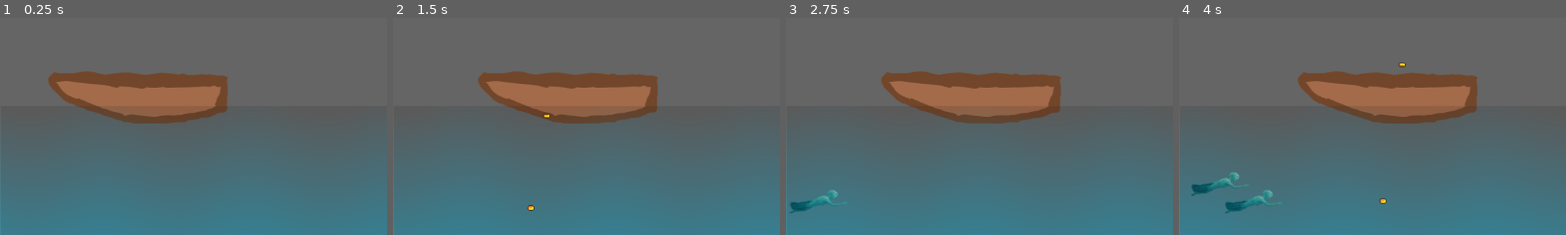
Above: before the commit, frames 1-4 (left to right).
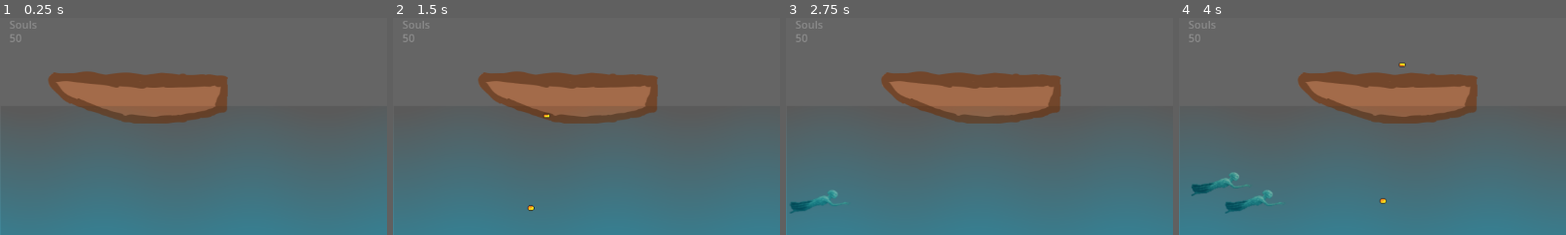
Above: after the commit, the same moments.

Repository: Latamata/PixelJam2025
Game: Godot game, scene res://scenes/game_scene.tscn
The game is run twice, just before and just after one commit, with the same random seed, the same clock (stepped at 60 frames per second) and the same inputs. Before the commit the project starts from res://game_scene.tscn.
Inputs:
- Up to frame 1 (0.25 s): no input
- Up to frame 2 (1.5 s): tap Enter (ui_accept) at 0.5, 0.77 s; hold Right (ui_right) 0.53-1.28 s; hold Left (ui_left) from 1.28 s (still down)
- Up to frame 3 (2.75 s): tap Enter (ui_accept) at 1.52 s; release Left (ui_left) at 2.03 s; hold Right (ui_right) from 2.03 s (still down)
- Up to frame 4 (4 s): tap Enter (ui_accept) at 3.02, 3.77 s; release Right (ui_right) at 3.53 s; hold Left (ui_left) from 3.53 s (still down)
The pictures show only the part of the screen within x 0-50%, y 0-50%; the shares and areas given below are measured in that part.

The runs differ from the first frame. In frame 1, 0.1% of the frame differs, in the area x 2-10%, y 1-12%; in frame 2, 0.1%; in frame 3, 0.1%; in frame 4, 0.1%.

Commit message:
Minor changes
added animation player for affects, added UI for the soul count.

Diff:
--- a/project.godot
+++ b/project.godot
@@ -11,9 +11,13 @@
 [application]
 
 config/name="PixelArtJam2025"
-run/main_scene="res://game_scene.tscn"
+run/main_scene="uid://bfe12plxxaikc"
 config/features=PackedStringArray("4.4", "Forward Plus")
 config/icon="res://icon.svg"
+
+[autoload]
+
+Globals="*res://scripts/Globals.gd"
 
 [input]
 
--- a/Player.tscn
+++ b/scenes/Player.tscn
@@ -1,7 +1,7 @@
 [gd_scene load_steps=4 format=3 uid="uid://4gwbm386kfg2"]
 
-[ext_resource type="Script" uid="uid://bqdxdwovveq63" path="res://player_script.gd" id="1_xhfnw"]
-[ext_resource type="Texture2D" uid="uid://4i8fsh7jehbf" path="res://boat.png" id="2_kpjcp"]
+[ext_resource type="Script" uid="uid://bqdxdwovveq63" path="res://scripts/player_script.gd" id="1_xhfnw"]
+[ext_resource type="Texture2D" uid="uid://4i8fsh7jehbf" path="res://assets/boat.png" id="2_kpjcp"]
 
 [sub_resource type="RectangleShape2D" id="RectangleShape2D_kpjcp"]
 size = Vector2(263, 49)
--- a/coin.tscn
+++ b/scenes/coin.tscn
@@ -1,6 +1,6 @@
 [gd_scene load_steps=16 format=3 uid="uid://dx801tavxy08n"]
 
-[ext_resource type="Texture2D" uid="uid://n54c6i6senkm" path="res://coin.png" id="1_d5gmh"]
+[ext_resource type="Texture2D" uid="uid://n54c6i6senkm" path="res://assets/coin.png" id="1_d5gmh"]
 
 [sub_resource type="AtlasTexture" id="AtlasTexture_0t63x"]
 atlas = ExtResource("1_d5gmh")
--- a/game_scene.tscn
+++ b/scenes/game_scene.tscn
@@ -1,24 +1,27 @@
-[gd_scene load_steps=5 format=3 uid="uid://bfe12plxxaikc"]
+[gd_scene load_steps=6 format=3 uid="uid://bfe12plxxaikc"]
 
-[ext_resource type="Script" uid="uid://dp71v1n2ewr2m" path="res://game_scene.gd" id="1_po0ka"]
-[ext_resource type="PackedScene" uid="uid://4gwbm386kfg2" path="res://Player.tscn" id="2_po0ka"]
-[ext_resource type="Shader" uid="uid://p4102l0ls83o" path="res://water.gdshader" id="3_v1wow"]
+[ext_resource type="Script" uid="uid://dp71v1n2ewr2m" path="res://scripts/game_scene.gd" id="1_ycayy"]
+[ext_resource type="PackedScene" uid="uid://4gwbm386kfg2" path="res://scenes/Player.tscn" id="2_bw6k5"]
+[ext_resource type="PackedScene" uid="uid://cw1cevttxifhr" path="res://scenes/user_interface.tscn" id="2_y3j0m"]
+[ext_resource type="Shader" uid="uid://p4102l0ls83o" path="res://water.gdshader" id="3_y3j0m"]
 
 [sub_resource type="ShaderMaterial" id="ShaderMaterial_mixcd"]
-shader = ExtResource("3_v1wow")
+shader = ExtResource("3_y3j0m")
 shader_parameter/wave_speed = 1.0
 shader_parameter/wave_amplitude = 2.0
 shader_parameter/wave_frequency = 33.0
 
 [node name="game_scene" type="Node2D"]
-script = ExtResource("1_po0ka")
+script = ExtResource("1_ycayy")
+
+[node name="user_interface" parent="." instance=ExtResource("2_y3j0m")]
 
 [node name="background" type="ColorRect" parent="."]
 offset_right = 1150.0
 offset_bottom = 640.0
 color = Color(0.423529, 0.423529, 0.423529, 0.784314)
 
-[node name="Player" parent="." instance=ExtResource("2_po0ka")]
+[node name="Player" parent="." instance=ExtResource("2_bw6k5")]
 position = Vector2(207, 110)
 
 [node name="sould_group_node" type="Node2D" parent="."]
--- /dev/null
+++ b/scenes/soul.tscn
@@ -0,0 +1,192 @@
+[gd_scene load_steps=7 format=3 uid="uid://ffgqjx0bvb7x"]
+
+[ext_resource type="Script" uid="uid://2e5ctvpoi6u" path="res://scripts/soul.gd" id="1_7iwn2"]
+[ext_resource type="Texture2D" uid="uid://20yqkk5rcegu" path="res://assets/soul.png" id="2_nq8dp"]
+
+[sub_resource type="RectangleShape2D" id="RectangleShape2D_pyt2o"]
+size = Vector2(89, 37)
+
+[sub_resource type="Animation" id="Animation_nmvwf"]
+length = 0.001
+tracks/0/type = "value"
+tracks/0/imported = false
+tracks/0/enabled = true
+tracks/0/path = NodePath("Sprite2D:position")
+tracks/0/interp = 1
+tracks/0/loop_wrap = true
+tracks/0/keys = {
+"times": PackedFloat32Array(0),
+"transitions": PackedFloat32Array(1),
+"update": 0,
+"values": [Vector2(0, 0)]
+}
+tracks/1/type = "value"
+tracks/1/imported = false
+tracks/1/enabled = true
+tracks/1/path = NodePath("Sprite2D:modulate")
+tracks/1/interp = 1
+tracks/1/loop_wrap = true
+tracks/1/keys = {
+"times": PackedFloat32Array(0),
+"transitions": PackedFloat32Array(1),
+"update": 0,
+"values": [Color(1, 1, 1, 1)]
+}
+tracks/2/type = "value"
+tracks/2/imported = false
+tracks/2/enabled = true
+tracks/2/path = NodePath("Sprite2D:material:shader_parameter/whiteness")
+tracks/2/interp = 1
+tracks/2/loop_wrap = true
+tracks/2/keys = {
+"times": PackedFloat32Array(0),
+"transitions": PackedFloat32Array(1),
+"update": 0,
+"values": [0.0]
+}
+tracks/3/type = "value"
+tracks/3/imported = false
+tracks/3/enabled = true
+tracks/3/path = NodePath("PointLight2D:position")
+tracks/3/interp = 1
+tracks/3/loop_wrap = true
+tracks/3/keys = {
+"times": PackedFloat32Array(0),
+"transitions": PackedFloat32Array(1),
+"update": 0,
+"values": [Vector2(45, 18.5)]
+}
+tracks/4/type = "value"
+tracks/4/imported = false
+tracks/4/enabled = true
+tracks/4/path = NodePath("PointLight2D:energy")
+tracks/4/interp = 1
+tracks/4/loop_wrap = true
+tracks/4/keys = {
+"times": PackedFloat32Array(0),
+"transitions": PackedFloat32Array(1),
+"update": 0,
+"values": [0.0]
+}
+tracks/5/type = "value"
+tracks/5/imported = false
+tracks/5/enabled = true
+tracks/5/path = NodePath("CollisionShape2D:disabled")
+tracks/5/interp = 1
+tracks/5/loop_wrap = true
+tracks/5/keys = {
+"times": PackedFloat32Array(0),
+"transitions": PackedFloat32Array(1),
+"update": 1,
+"values": [false]
+}
+
+[sub_resource type="Animation" id="Animation_nq8dp"]
+resource_name = "rise_up"
+length = 3.0
+tracks/0/type = "value"
+tracks/0/imported = false
+tracks/0/enabled = true
+tracks/0/path = NodePath("Sprite2D:position")
+tracks/0/interp = 1
+tracks/0/loop_wrap = true
+tracks/0/keys = {
+"times": PackedFloat32Array(0, 3),
+"transitions": PackedFloat32Array(1, 1),
+"update": 0,
+"values": [Vector2(0, 0), Vector2(0, -350)]
+}
+tracks/1/type = "value"
+tracks/1/imported = false
+tracks/1/enabled = true
+tracks/1/path = NodePath("Sprite2D:modulate")
+tracks/1/interp = 1
+tracks/1/loop_wrap = true
+tracks/1/keys = {
+"times": PackedFloat32Array(0.0333333, 2),
+"transitions": PackedFloat32Array(1, 1),
+"update": 0,
+"values": [Color(1, 1, 1, 1), Color(1, 1, 0.588235, 0)]
+}
+tracks/2/type = "value"
+tracks/2/imported = false
+tracks/2/enabled = true
+tracks/2/path = NodePath("Sprite2D:material:shader_parameter/whiteness")
+tracks/2/interp = 1
+tracks/2/loop_wrap = true
+tracks/2/keys = {
+"times": PackedFloat32Array(0, 2),
+"transitions": PackedFloat32Array(1, 1),
+"update": 0,
+"values": [0.0, 1.0]
+}
+tracks/3/type = "value"
+tracks/3/imported = false
+tracks/3/enabled = true
+tracks/3/path = NodePath("PointLight2D:position")
+tracks/3/interp = 1
+tracks/3/loop_wrap = true
+tracks/3/keys = {
+"times": PackedFloat32Array(0, 3),
+"transitions": PackedFloat32Array(1, 1),
+"update": 0,
+"values": [Vector2(45, 18.5), Vector2(45, -350)]
+}
+tracks/4/type = "value"
+tracks/4/imported = false
+tracks/4/enabled = true
+tracks/4/path = NodePath("PointLight2D:energy")
+tracks/4/interp = 1
+tracks/4/loop_wrap = true
+tracks/4/keys = {
+"times": PackedFloat32Array(0, 3),
+"transitions": PackedFloat32Array(1, 1),
+"update": 0,
+"values": [0.0, 16.0]
+}
+tracks/5/type = "value"
+tracks/5/imported = false
+tracks/5/enabled = true
+tracks/5/path = NodePath("CollisionShape2D:disabled")
+tracks/5/interp = 1
+tracks/5/loop_wrap = true
+tracks/5/keys = {
+"times": PackedFloat32Array(0),
+"transitions": PackedFloat32Array(1),
+"update": 1,
+"values": [true]
+}
+
+[sub_resource type="AnimationLibrary" id="AnimationLibrary_bx6qs"]
+_data = {
+&"RESET": SubResource("Animation_nmvwf"),
+&"rise_up": SubResource("Animation_nq8dp")
+}
+
+[node name="soul" type="Area2D"]
+collision_layer = 2
+collision_mask = 2
+script = ExtResource("1_7iwn2")
+
+[node name="Sprite2D" type="Sprite2D" parent="."]
+texture = ExtResource("2_nq8dp")
+centered = false
+
+[node name="CollisionShape2D" type="CollisionShape2D" parent="."]
+visible = false
+position = Vector2(44.5, 18.5)
+shape = SubResource("RectangleShape2D_pyt2o")
+
+[node name="AnimationPlayer" type="AnimationPlayer" parent="."]
+libraries = {
+&"": SubResource("AnimationLibrary_bx6qs")
+}
+
+[node name="PointLight2D" type="PointLight2D" parent="."]
+position = Vector2(45, 18.5)
+scale = Vector2(0.978261, 0.972222)
+energy = 0.0
+texture = ExtResource("2_nq8dp")
+
+[connection signal="body_entered" from="." to="." method="_on_body_entered"]
+[connection signal="animation_finished" from="AnimationPlayer" to="." method="_on_animation_player_animation_finished"]
--- /dev/null
+++ b/scenes/user_interface.tscn
@@ -0,0 +1,45 @@
+[gd_scene load_steps=2 format=3 uid="uid://cw1cevttxifhr"]
+
+[ext_resource type="Script" uid="uid://b4dkhdooyupv4" path="res://scripts/user_interface.gd" id="1_syvep"]
+
+[node name="user_interface" type="Control"]
+layout_mode = 3
+anchors_preset = 15
+anchor_right = 1.0
+anchor_bottom = 1.0
+grow_horizontal = 2
+grow_vertical = 2
+script = ExtResource("1_syvep")
+
+[node name="Control" type="Control" parent="."]
+layout_direction = 2
+anchors_preset = 0
+offset_right = 89.0
+offset_bottom = 65.0
+
+[node name="soul_count_label" type="RichTextLabel" parent="Control"]
+layout_mode = 1
+anchors_preset = 5
+anchor_left = 0.5
+anchor_right = 0.5
+offset_left = -29.0
+offset_right = 29.0
+offset_bottom = 26.0
+grow_horizontal = 2
+text = "Souls"
+
+[node name="soul_count" type="RichTextLabel" parent="Control"]
+layout_mode = 1
+anchors_preset = 8
+anchor_left = 0.5
+anchor_top = 0.5
+anchor_right = 0.5
+anchor_bottom = 0.5
+offset_left = -29.0
+offset_top = -13.0
+offset_right = 29.0
+offset_bottom = 13.0
+grow_horizontal = 2
+grow_vertical = 2
+text = "50
+"
--- /dev/null
+++ b/scripts/Globals.gd
@@ -0,0 +1,10 @@
+extends Node
+
+signal UI_signal
+
+var soul_count = 0
+
+func add_souls(soul_amount):
+	print(soul_count)
+	soul_count += soul_amount
+	emit_signal('UI_signal')
--- a/game_scene.gd
+++ b/scripts/game_scene.gd
@@ -1,13 +1,16 @@
 extends Node2D
 
 #-------VARIABLES----------
-@onready var coin_scene = preload("res://coin.tscn")
-@onready var soul_scene = preload("res://soul.tscn")
+@onready var coin_scene = preload("res://scenes/coin.tscn")
+@onready var soul_scene = preload("res://scenes/soul.tscn")
 @onready var player: CharacterBody2D = $Player
 @onready var camera_2d: Camera2D = $Camera2D
 @onready var sould_group_node: Node2D = $sould_group_node
 
 #-------FUNCTIONS----------
+func _ready() -> void:
+	Globals.connect( "UI_signal", _UI_signal )
+
 func _input(event):
 	if event.is_action_pressed("ui_accept"):
 		toss_a_coin()
@@ -31,10 +34,13 @@
 	var top_limit = cam_pos.y - screen_size.y / 2 + screen_size.y * 0.25
 	var bottom_limit = cam_pos.y + screen_size.y / 2
 	var spawn_y = randf_range(top_limit, bottom_limit)
-
+	#print(screen_size)
+	soul.end_of_the_road = screen_size.x
 	soul.global_position = Vector2(spawn_x, spawn_y)
 	sould_group_node.add_child(soul)
 
+func _UI_signal():
+	$user_interface.update_UI()
 
 func _on_timer_timeout() -> void:
 	spawn_soul()
--- /dev/null
+++ b/scripts/soul.gd
@@ -0,0 +1,26 @@
+extends Area2D
+
+@onready var animation_player: AnimationPlayer = $AnimationPlayer
+@export var speed := 50  # pixels per second
+@onready var sprite_2d: Sprite2D = $Sprite2D
+@onready var point_light_2d: PointLight2D = $PointLight2D
+var end_of_the_road
+
+func _ready():
+	if sprite_2d.material:
+		sprite_2d.material = sprite_2d.material.duplicate()
+
+func _process(delta):
+	position.x += speed * delta
+	#print(position)
+	if position.x >= end_of_the_road:
+		queue_free()
+
+func _on_body_entered(body: Node2D) -> void:
+	body.queue_free()
+	animation_player.play('rise_up')
+	Globals.add_souls(1)
+
+func _on_animation_player_animation_finished(anim_name: StringName) -> void:
+	if anim_name == 'rise_up':
+		queue_free()
--- /dev/null
+++ b/scripts/user_interface.gd
@@ -0,0 +1,6 @@
+extends Control
+
+@onready var soul_count: RichTextLabel = $Control/soul_count
+
+func update_UI():
+	soul_count.text = str(Globals.soul_count)
--- a/soul.gd
+++ /dev/null
@@ -1,11 +0,0 @@
-extends Area2D
-
-
-@export var speed := 50  # pixels per second
-
-func _process(delta):
-	position.x += speed * delta
-
-func _on_body_entered(body: Node2D) -> void:
-	body.queue_free()
-	queue_free()
--- a/soul.tscn
+++ /dev/null
@@ -1,22 +0,0 @@
-[gd_scene load_steps=4 format=3 uid="uid://ffgqjx0bvb7x"]
-
-[ext_resource type="Script" uid="uid://2e5ctvpoi6u" path="res://soul.gd" id="1_7iwn2"]
-[ext_resource type="Texture2D" uid="uid://20yqkk5rcegu" path="res://soul.png" id="2_nq8dp"]
-
-[sub_resource type="RectangleShape2D" id="RectangleShape2D_pyt2o"]
-size = Vector2(89, 37)
-
-[node name="soul" type="Area2D"]
-collision_layer = 2
-collision_mask = 2
-script = ExtResource("1_7iwn2")
-
-[node name="Sprite2D" type="Sprite2D" parent="."]
-texture = ExtResource("2_nq8dp")
-centered = false
-
-[node name="CollisionShape2D" type="CollisionShape2D" parent="."]
-position = Vector2(44.5, 18.5)
-shape = SubResource("RectangleShape2D_pyt2o")
-
-[connection signal="body_entered" from="." to="." method="_on_body_entered"]
Renamed: boat.png -> assets/boat.png
Not shown, changed: assets/boat.png.import
Renamed: coin.png -> assets/coin.png
Not shown, changed: assets/coin.png.import
Renamed: soul.png -> assets/soul.png
Not shown, changed: assets/soul.png.import
Not shown, added: scripts/Globals.gd.uid
Renamed: coin.gd -> scripts/coin.gd
Renamed: coin.gd.uid -> scripts/coin.gd.uid
Renamed: game_scene.gd.uid -> scripts/game_scene.gd.uid
Renamed: player_script.gd -> scripts/player_script.gd
Renamed: player_script.gd.uid -> scripts/player_script.gd.uid
(and 2 more such lines)
